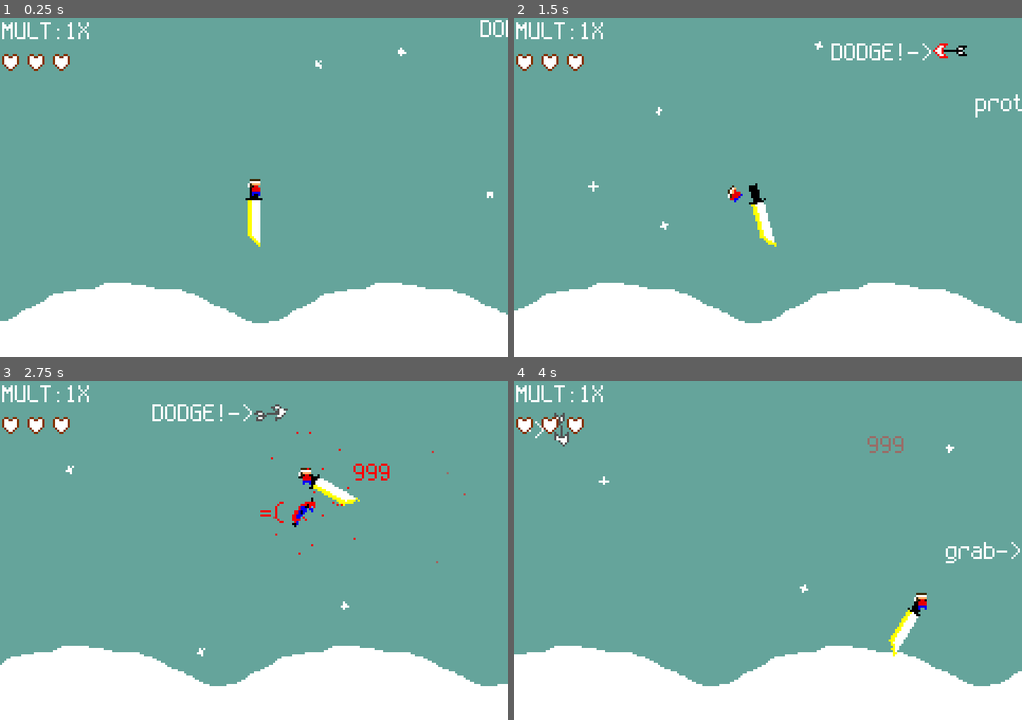
Above: before the commit, frames 1-4 (two rows, left to right).
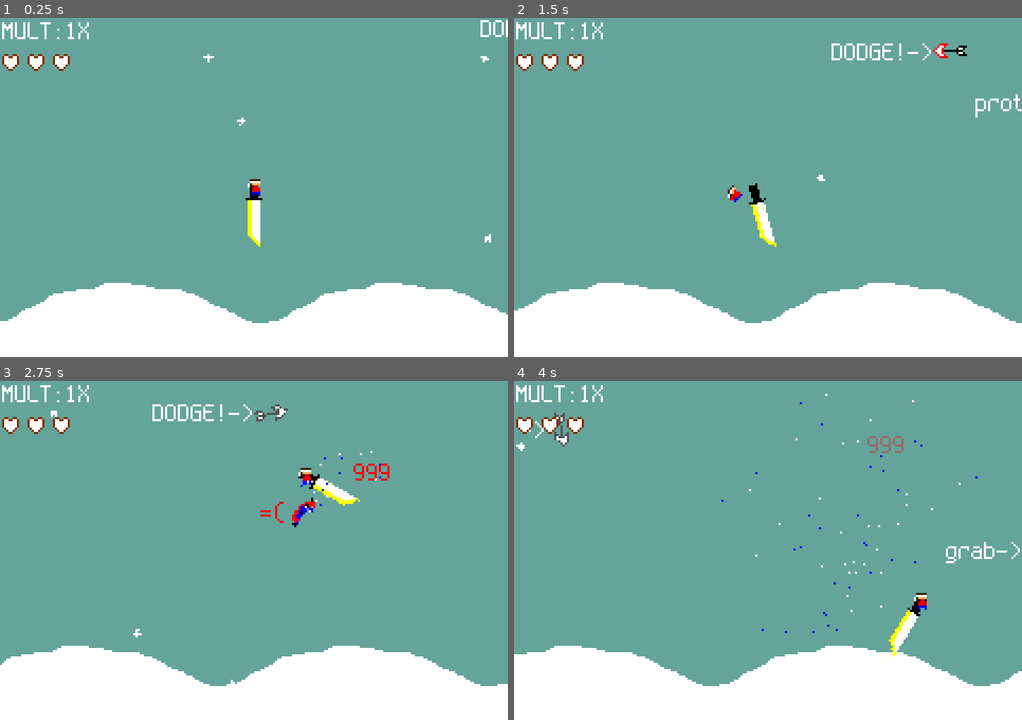
Above: after the commit, the same moments.

Repository: bytomancer/clonq-jam-2026
Game: Godot game, scene res://scn/main.tscn
The game is run twice, just before and just after one commit, with the same random seed, the same clock (stepped at 60 frames per second) and the same inputs. This scene is started directly instead of the project's main scene.
Inputs (mouse positions are in pixels of both pictures, inside the frame that each line leads up to):
- Up to frame 1 (0.25 s): no input
- Up to frame 2 (1.5 s): tap Enter (ui_accept) at 0.5, 0.77 s; move the mouse to (879, 170) at 0.52 s; move the mouse to (666, 204) at 1.27 s
- Up to frame 3 (2.75 s): tap Enter (ui_accept) at 1.52 s; move the mouse to (304, 475) at 2.02 s
- Up to frame 4 (4 s): move the mouse to (742, 618) at 2.77 s; tap Enter (ui_accept) at 3.02, 3.77 s; move the mouse to (920, 601) at 3.52 s

The runs differ from the first frame. In frame 1, 0.1% of the frame differs, in the area x 40-98%, y 8-67%; in frame 2, 0.1%; in frame 3, 0.2%; in frame 4, 0.2%, in the area x 0-92%, y 3-75%.

Commit message:
fix: polish bgm and particles

Diff:
--- a/godot/fab/bird.tscn
+++ b/godot/fab/bird.tscn
@@ -50,7 +50,6 @@
 height = 16.0
 
 [sub_resource type="Gradient" id="Gradient_k3l4p"]
-offsets = PackedFloat32Array(0.5049261, 1)
 colors = PackedColorArray(1, 0, 0, 1, 1, 0, 0, 0)
 
 [node name="Bird" type="RigidBody2D" unique_id=66656583 groups=["damaged_by_sword_edge", "offscreen_free"]]
@@ -86,16 +85,48 @@
 autoplay = "alive"
 
 [node name="CollisionShape2D" type="CollisionShape2D" parent="." unique_id=573834975]
+visible = false
 rotation = 1.5707964
 shape = SubResource("CapsuleShape2D_rqnb2")
 
 [node name="Poof" type="CPUParticles2D" parent="." unique_id=47926320]
 emitting = false
 amount = 30
-lifetime = 0.5
+lifetime = 2.0
 one_shot = true
+explosiveness = 1.0
 spread = 180.0
+gravity = Vector2(0, 100)
+initial_velocity_min = 50.0
+initial_velocity_max = 100.0
+color_ramp = SubResource("Gradient_k3l4p")
+
+[node name="Poof3" type="CPUParticles2D" parent="." unique_id=1612570270]
+emitting = false
+amount = 30
+lifetime = 2.0
+one_shot = true
+explosiveness = 0.5
+direction = Vector2(0, -1)
+spread = 90.0
 gravity = Vector2(0, 9)
-initial_velocity_min = 80.0
-initial_velocity_max = 150.0
-color_ramp = SubResource("Gradient_k3l4p")
+initial_velocity_min = 30.0
+initial_velocity_max = 50.0
+linear_accel_min = -11.0
+linear_accel_max = -11.0
+color = Color(0, 0, 0.99607843, 1)
+
+[node name="Poof2" type="CPUParticles2D" parent="." unique_id=1565225203]
+emitting = false
+amount = 30
+lifetime = 2.0
+one_shot = true
+explosiveness = 0.5
+direction = Vector2(0, -1)
+spread = 90.0
+gravity = Vector2(0, 9)
+initial_velocity_min = 30.0
+initial_velocity_max = 50.0
+linear_accel_min = -11.0
+linear_accel_max = -11.0
+color = Color(1, 1, 0.99607843, 1)
--- a/godot/fab/player.tscn
+++ b/godot/fab/player.tscn
@@ -161,13 +161,17 @@
 
 [node name="HitParticles" type="CPUParticles2D" parent="Guy" unique_id=1390429745]
 emitting = false
-amount = 30
+amount = 50
+lifetime = 2.0
 one_shot = true
-explosiveness = 0.7
+explosiveness = 0.95
 direction = Vector2(-1, 0)
+spread = 120.0
 gravity = Vector2(0, 98)
 initial_velocity_min = 30.0
 initial_velocity_max = 50.0
+linear_accel_min = -11.0
+linear_accel_max = -11.0
 color = Color(0.99607843, 0, 0, 1)
 
 [node name="GrabArea" type="Area2D" parent="Guy" unique_id=1106863336]
--- a/godot/src/bird.gd
+++ b/godot/src/bird.gd
@@ -10,6 +10,7 @@
 
 func _enter_tree() -> void:
 	self.dmg_display = get_node("/root/Main/DmgNumDisplay")
+	$TutNode/Tutorial.label_settings.font_color = Color(1, 1, 1)
 
 func disable_tutorial() -> void:
 	$TutNode.hide()
@@ -24,7 +25,9 @@
 func kill_self() -> void:
 	get_node("/root/Main/Player").reduce_hearts()
 	$Sprite.animation = "dead"
-	$Poof.restart()
+	#$Poof.restart()
+	$Poof2.restart()
+	$Poof3.restart()
 	self.gravity_scale *= 5.0
 	$TutNode/Tutorial.text = "=("
 	$TutNode/Tutorial.label_settings.font_color = Color(1, 0, 0)
--- a/godot/src/main.gd
+++ b/godot/src/main.gd
@@ -2,7 +2,7 @@
 
 const MAX_DIFF = 255
 const MIN_DIFF = 0
-const GAME_TIME_SOFT_LIMIT = 28.0
+const GAME_TIME_SOFT_LIMIT = 30.5
 
 var difficulty = 0.0
 
Not shown, removed: godot/ass/bgm.wav.import
Not shown, removed: assets/2026-07-02T06_53_52.323Z.wav
Not shown, removed: assets/bgm.tg
Not shown, added: assets/bgm.wav
Not shown, changed: assets/strudel/bgm2.strudel
Not shown, removed: godot/ass/bgm.wav
Not shown, changed: godot/bgm/bgm.ogg
